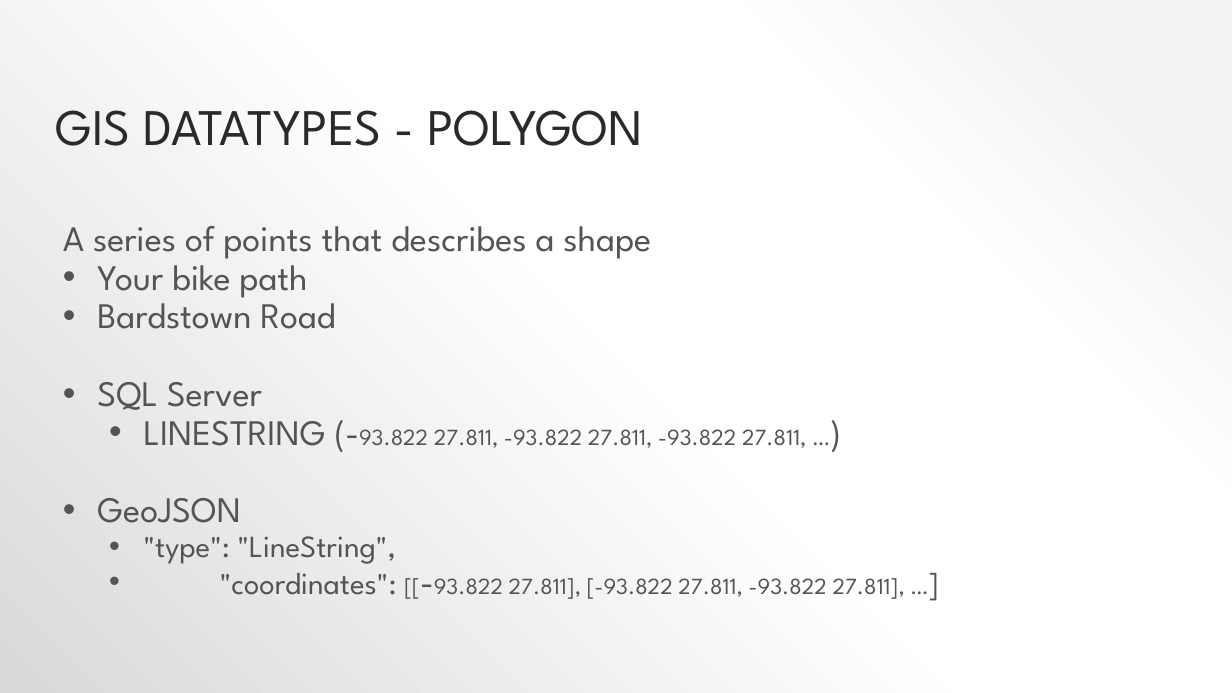
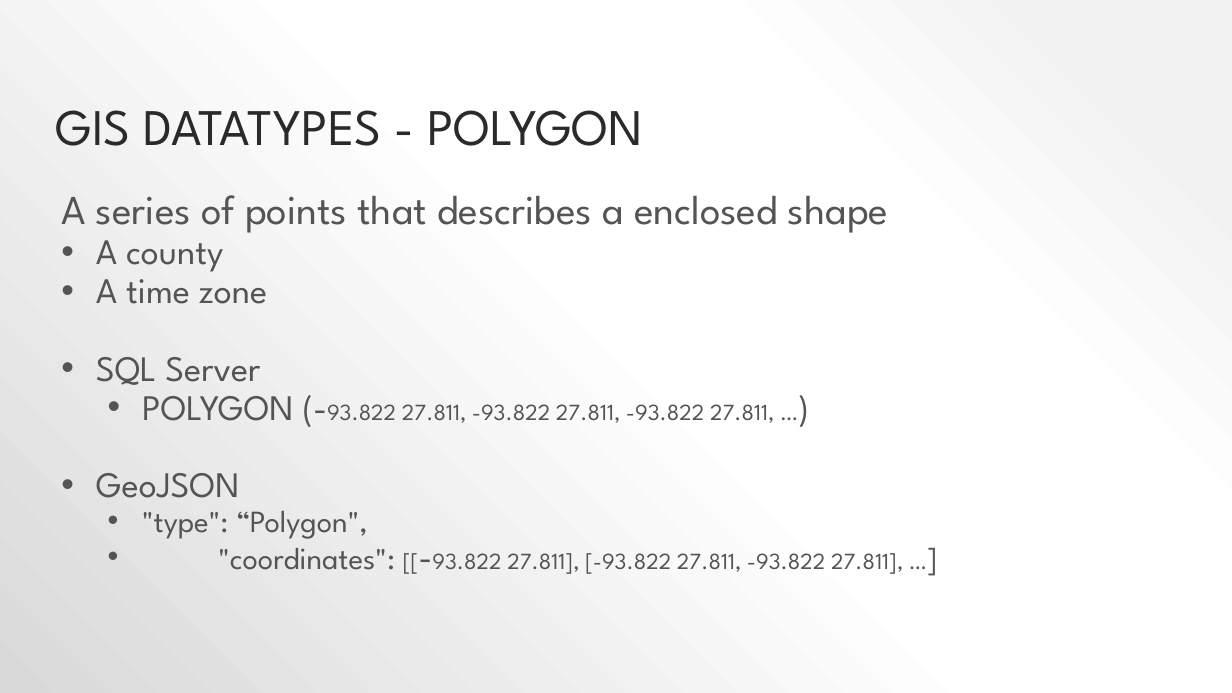
Before and after one commit to pjsteele/techtalksky, a slide deck: slide 16 of presentation/techTalk.pptx. Drawn at 1232x693 pixels with LibreOffice and Linux fonts; fonts in the diff are those of the drawing. Boxes give left, top, right and bottom in pixels: in the first picture for what was removed or moved away, otherwise in the second. Text is boxed around its words. In the diff, an @@ line names an element or a change of style, - is before the commit and + after.

```diff
--- a/presentation/techTalk.pptx
+++ b/presentation/techTalk.pptx
@@ text "A series of points that ...": place and size @@
-text "A series of points that ..." at [63, 226, 905, 599]
+text "A series of points that ..." at [61, 195, 903, 574]
@@ text at [61, 195, 888, 304]: text changed; size 28 to 32 pt @@
-A series of points that describes a shape
-• Your bike path
-• Bardstown Road
+A series of points that describes a enclosed shape
+• A county
+• A time zone
@@ text at [142, 396, 775, 423]: text changed @@
-  • LINESTRING (-93.822 27.811, -93.822 27.811, -93.822 27.811, …)
+  • POLYGON (-93.822 27.811, -93.822 27.811, -93.822 27.811, …)
@@ text at [142, 511, 368, 539]: text changed @@
-  • "type": "LineString",
+  • "type": “Polygon",
```
Also in this commit, not shown: 9 other slides changed, 3 other files.
